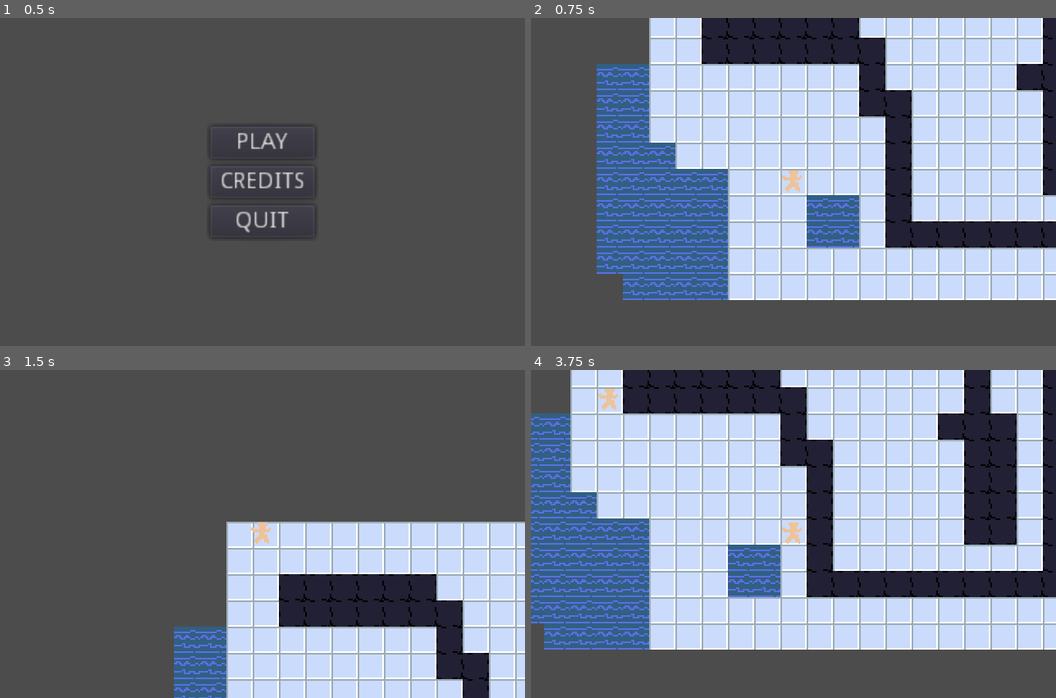
Above: before the commit, frames 1-4 (two rows, left to right).
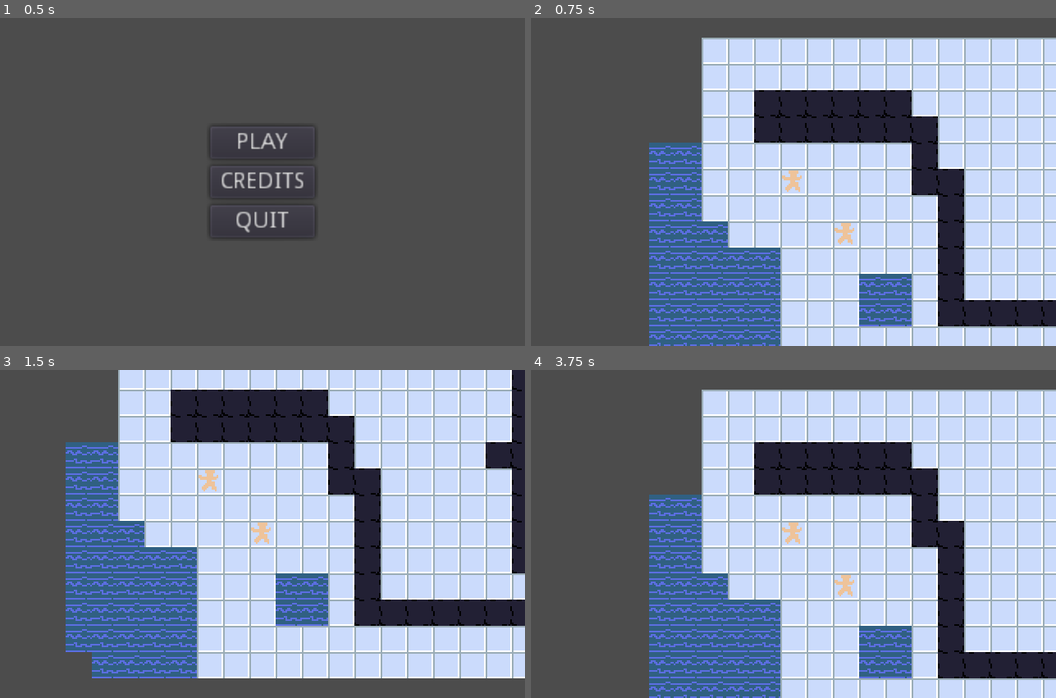
Above: after the commit, the same moments.

Repository: Byteron/together
Game: Godot game, scene res://src/menu/TitleScreen.tscn
The game is run twice, just before and just after one commit, with the same random seed, the same clock (stepped at 60 frames per second) and the same inputs.
Inputs:
- Up to frame 1 (0.5 s): no input
- Up to frame 2 (0.75 s): click "PLAY" at 0.5 s
- Up to frame 3 (1.5 s): tap Enter (ui_accept) at 1.25 s; hold Right (ui_right) from 1.28 s (still down)
- Up to frame 4 (3.75 s): tap Enter (ui_accept) at 1.52, 2.27, 3.5 s; release Right (ui_right) at 2.03 s; hold Down (ui_down) 2.03-2.78 s; hold Right (ui_right) 2.78-3.53 s; hold Up (ui_up) from 3.53 s (still down)

Frame 1 is identical in both runs. In frame 2, 45% of the frame differs, in the area x 12-100%, y 0-100%; in frame 3, 68%; in frame 4, 72%, in the area x 0-100%, y 0-100%.
Error after the commit: Invalid get index 'Floor' (on base: 'Dictionary'). (res://src/level/Level.gd:92)

Commit message:
characters block characters, automatically add interactables and characters to locations based on their initial position

Diff:
--- a/project.godot
+++ b/project.godot
@@ -20,6 +20,11 @@
 "path": "res://src/game/Game.gd"
 }, {
 "base": "Node2D",
+"class": "Interactable",
+"language": "GDScript",
+"path": "res://src/interactable/Interactable.gd"
+}, {
+"base": "Node2D",
 "class": "Level",
 "language": "GDScript",
 "path": "res://src/level/Level.gd"
@@ -28,6 +33,11 @@
 "class": "LevelCamera",
 "language": "GDScript",
 "path": "res://src/level/LevelCamera.gd"
+}, {
+"base": "Reference",
+"class": "Loader",
+"language": "GDScript",
+"path": "res://src/global/Loader.gd"
 }, {
 "base": "Reference",
 "class": "Location",
@@ -47,8 +57,10 @@
 _global_script_class_icons={
 "Character": "",
 "Game": "",
+"Interactable": "",
 "Level": "",
 "LevelCamera": "",
+"Loader": "",
 "Location": "",
 "Terrain": "",
 "TitleScreen": ""
@@ -63,6 +75,7 @@
 [autoload]
 
 Scenes="*res://src/global/Scenes.tscn"
+Data="*res://src/global/Data.gd"
 
 [display]
 
--- /dev/null
+++ b/src/global/Data.gd
@@ -0,0 +1,19 @@
+extends Node
+
+var terrains := {}
+
+
+func _ready() -> void:
+	_load_terrains()
+
+
+func _load_terrains() -> void:
+	terrains.clear()
+
+	var files = Loader.load_dir("res://data/terrains/", ["tres"])
+
+	for file in files:
+		var terrain = file.data
+		terrains[file.id] = terrain
+
+	print(terrains)
--- /dev/null
+++ b/src/global/Loader.gd
@@ -0,0 +1,53 @@
+class_name Loader
+
+static func load_dir(path: String, extentions: Array, load_resource := true) -> Array:
+	return _get_directory_data(path, [], extentions, load_resource)
+
+
+static func _get_directory_data(path: String, directory_data: Array, extentions: Array, load_resource: bool) -> Array:
+	var directory := Directory.new()
+
+	if not directory.open(path) == OK:
+		print("Loader: failed to load ", path, ", return [] (open)")
+		return []
+
+	if not directory.list_dir_begin(true, true) == OK:
+		print("Loader: failed to load ", path, ", return [] (list_dir_begin)")
+		return []
+
+	var sub_path := ""
+
+	while true:
+		sub_path = directory.get_next()
+
+		if sub_path == "." or sub_path == ".." or sub_path.begins_with("_"):
+			continue
+
+		elif sub_path == "":
+			break
+
+		elif directory.current_is_dir():
+			directory_data = _get_directory_data(directory.get_current_dir() + "/" + sub_path, directory_data, extentions, load_resource)
+		else:
+			if not extentions.has(sub_path.get_extension()):
+				continue
+
+			var file_data: Dictionary = _get_file_data(directory.get_current_dir() + "/" + sub_path, load_resource)
+			directory_data.append(file_data)
+
+	directory.list_dir_end()
+
+	return directory_data
+
+
+static func _get_file_data(path: String, load_resource: bool) -> Dictionary:
+	var file_data := {
+		id = path.get_file().get_basename(), # Filename, no extension
+		path = path, # Full path to file (includes extension)
+		data = load(path) if load_resource else null
+	}
+
+	if load_resource and file_data.data == null:
+		print("Loader: could not load file: ", path)
+
+	return file_data
--- /dev/null
+++ b/src/interactable/Interactable.gd
@@ -0,0 +1,2 @@
+extends Node2D
+class_name Interactable
--- /dev/null
+++ b/src/interactable/Interactable.tscn
@@ -0,0 +1,6 @@
+[gd_scene load_steps=2 format=2]
+
+[ext_resource path="res://src/interactable/Interactable.gd" type="Script" id=1]
+
+[node name="Interactable" type="Node2D"]
+script = ExtResource( 1 )
--- a/src/level/Level.gd
+++ b/src/level/Level.gd
@@ -8,21 +8,18 @@
 
 var locations := {}
 
-export var start_position := Vector2()
+onready var characters := $Characters
+onready var objects := $Objects
 
-onready var characters := $Characters
 onready var camera: LevelCamera = $LevelCamera
 onready var tile_map: TileMap = $TileMap
-
-onready var WALL_TILE = tile_map.tile_set.find_tile_by_name("Wall")
-onready var FLOOR_TILE = tile_map.tile_set.find_tile_by_name("Floor")
-onready var WATER_TILE = tile_map.tile_set.find_tile_by_name("Water")
 
 
 func _ready() -> void:
 	_init_locations()
+	_init_characters()
+	_init_objects()
 	_change_character($Characters/Nerd)
-	teleport_character(start_position)
 
 
 func world_to_map(position: Vector2) -> Vector2:
@@ -47,14 +44,19 @@
 	if not active_character.can_move():
 		return
 
-	var loc = locations[active_character.cell + direction]
+	var loc: Location = locations[active_character.cell]
+	var next_loc: Location = locations[active_character.cell + direction]
 
-	if loc.terrain.is_blocking(active_character):
-		print(loc.cell, " is blocked")
+	print(loc.character, next_loc.character)
+	if next_loc.is_blocking(active_character):
+		print(next_loc.cell, " is blocked")
 		return
 
-	active_character.cell = loc.cell
-	active_character.move_to(loc.position)
+	loc.character = null
+	next_loc.character = active_character
+
+	active_character.cell = next_loc.cell
+	active_character.move_to(next_loc.position)
 
 
 func cycle_character() -> void:
@@ -74,19 +76,37 @@
 
 	for y in range(rect.position.y, rect.end.y):
 		for x in range(rect.position.x, rect.end.x):
+			var tile = tile_map.get_cell(x, y)
+
+			if tile == TileMap.INVALID_CELL:
+				continue
+
 			var cell := Vector2(x, y)
 			var loc := Location.new()
 
 			loc.cell = cell
 			loc.position = map_to_world(cell)
 
-			var tile = tile_map.get_cell(x, y)
 
-			if tile == WALL_TILE:
-				loc.terrain = load("res://data/terrains/wall.tres")
-			if tile == FLOOR_TILE:
-				loc.terrain = load("res://data/terrains/floor.tres")
-			if tile == WATER_TILE:
-				loc.terrain = load("res://data/terrains/water.tres")
+			print(Data.terrains, tile_map.tile_set.tile_get_name(tile))
+			loc.terrain = Data.terrains[tile_map.tile_set.tile_get_name(tile)]
 
 			locations[cell] = loc
+
+
+func _init_characters() -> void:
+	for character in characters.get_children():
+		var cell = world_to_map(character.position)
+		var loc: Location = locations[cell]
+
+		character.cell = cell
+		character.position = map_to_world(cell)
+
+		loc.character = character
+
+
+func _init_objects() -> void:
+	for object in objects.get_children():
+		var cell = world_to_map(object.position)
+		var loc = locations[cell]
+		loc.interactable = object
--- a/src/level/Level.tscn
+++ b/src/level/Level.tscn
@@ -8,7 +8,6 @@
 
 [node name="Level" type="Node2D"]
 script = ExtResource( 1 )
-start_position = Vector2( 5, 8 )
 
 [node name="TileMap" type="TileMap" parent="."]
 tile_set = ExtResource( 2 )
@@ -16,10 +15,14 @@
 format = 1
 tile_data = PoolIntArray( 0, 0, 0, 1, 0, 0, 2, 0, 0, 3, 0, 0, 4, 0, 0, 5, 0, 0, 6, 0, 0, 7, 0, 0, 8, 0, 0, 9, 0, 0, 10, …(3675 unchanged characters)…
 
+[node name="Objects" type="Node2D" parent="."]
+
 [node name="Characters" type="Node2D" parent="."]
 
 [node name="Nerd" parent="Characters" instance=ExtResource( 3 )]
+position = Vector2( 56, 88 )
 
 [node name="Athlete" parent="Characters" instance=ExtResource( 5 )]
+position = Vector2( 88, 120 )
 
 [node name="LevelCamera" parent="." instance=ExtResource( 4 )]
--- a/src/level/Location.gd
+++ b/src/level/Location.gd
@@ -4,3 +4,9 @@
 var position := Vector2()
 
 var terrain: Terrain = null
+var interactable: Interactable = null
+var character: Character = null
+
+func is_blocking(character: Character) -> bool:
+	print(interactable, self.character, terrain.is_blocking(character))
+	return interactable or self.character or terrain.is_blocking(character)
